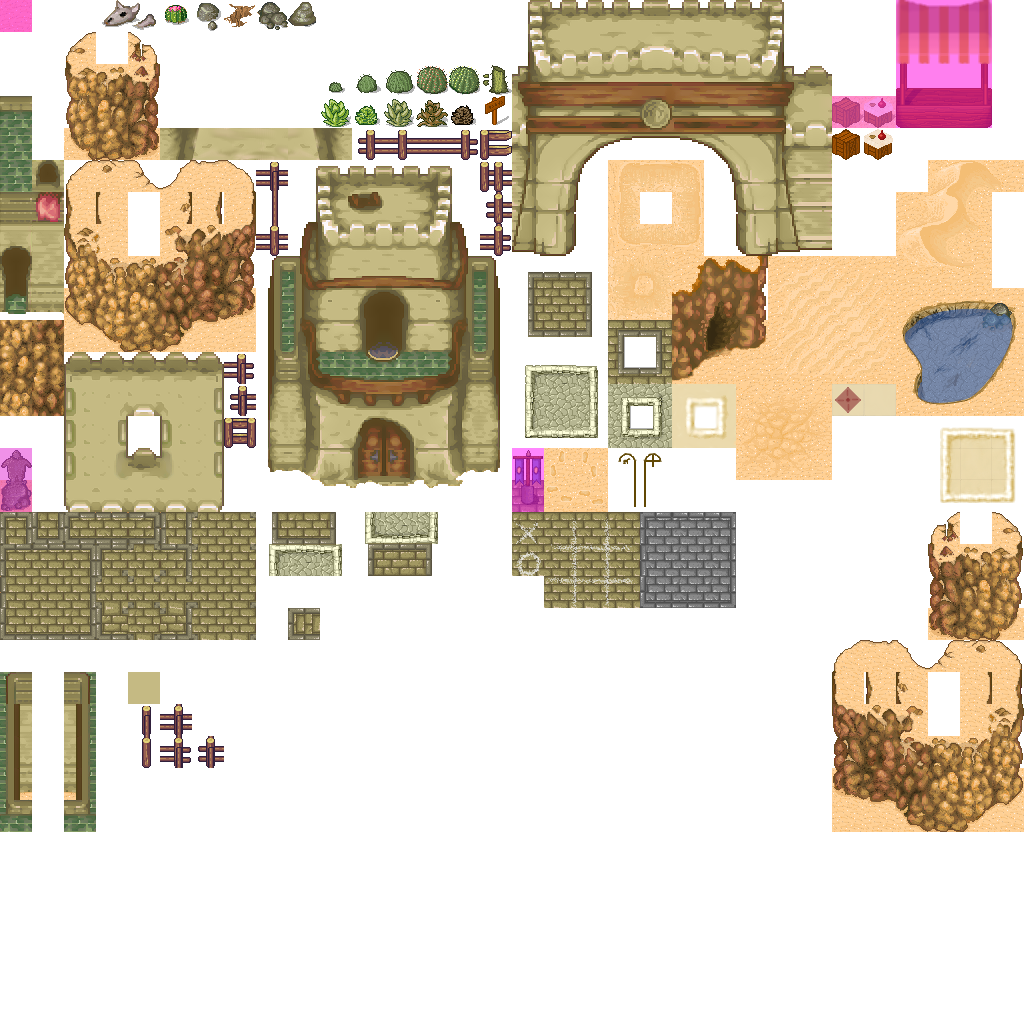
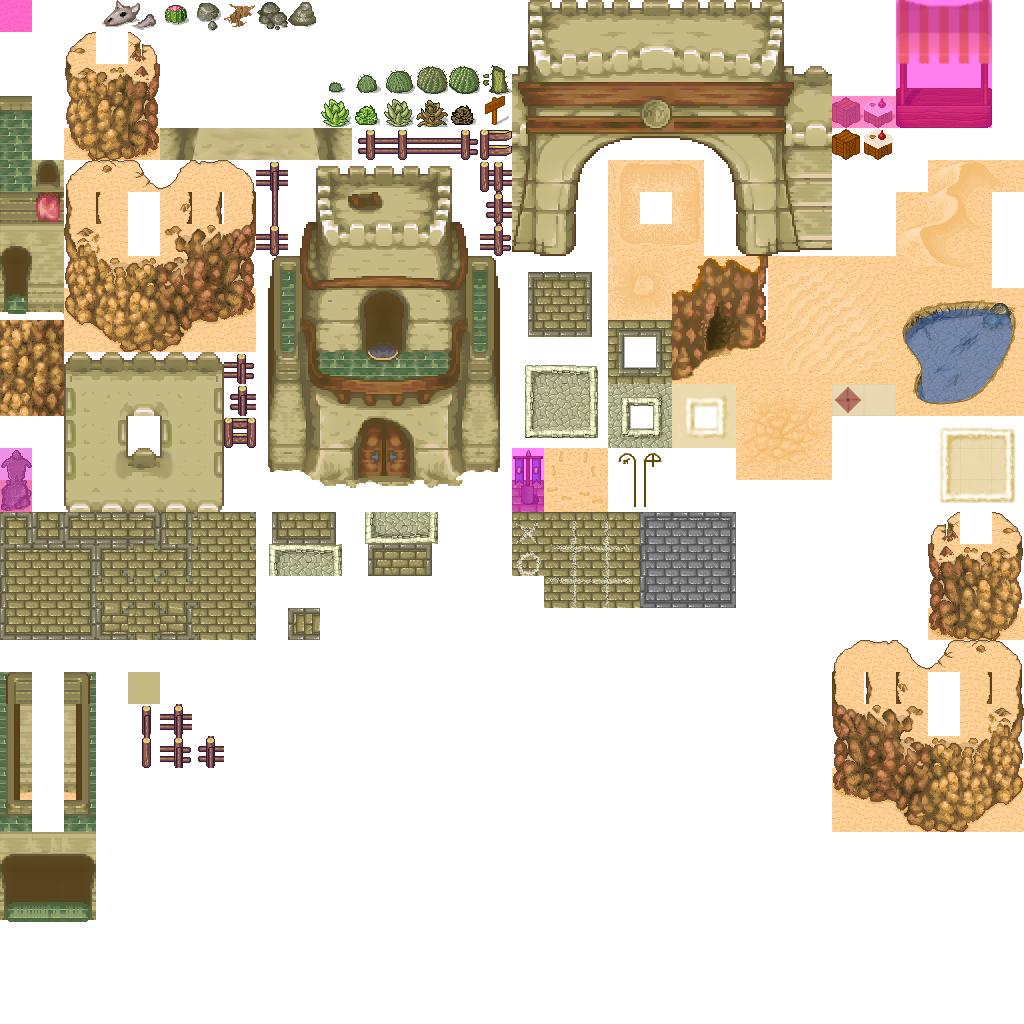
The second 1024 x 1024 image is a revision of the first. Changes to its layers:
painted on "Hintergrund" over (0, 832, 96, 922)
